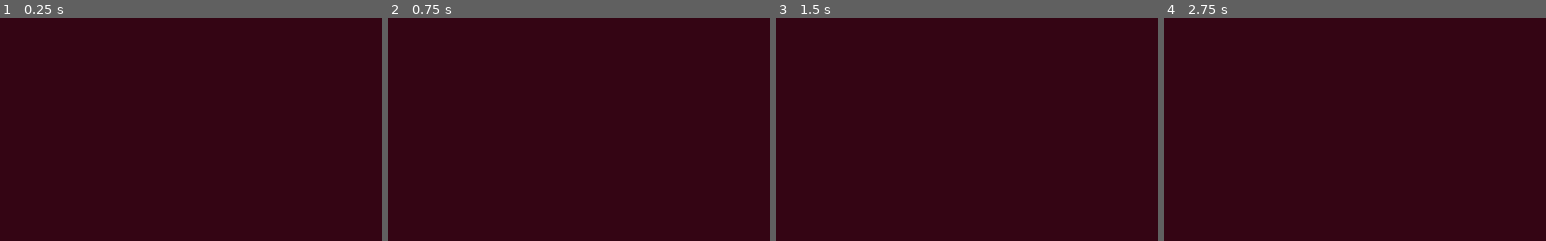
Above: before the commit, frames 1-4 (left to right).
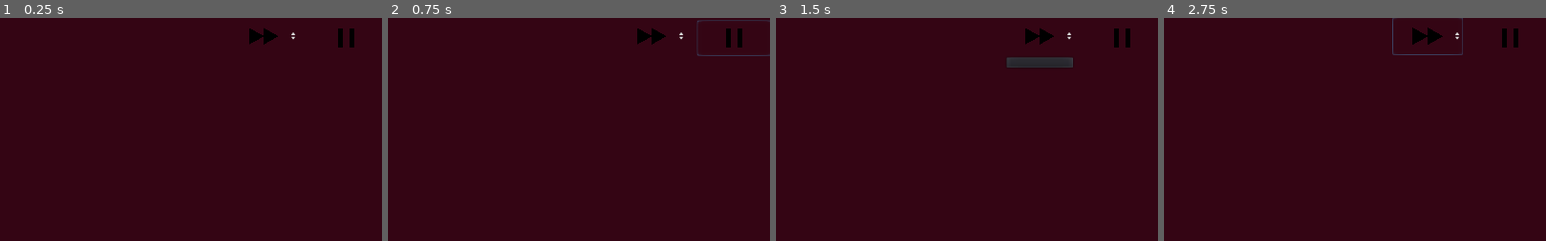
Above: after the commit, the same moments.

Repository: hardBSDk/onion_edge
Game: Godot game, scene res://Scenes/Main.tscn
Two runs of this game, one before a commit and one after it. Both use one fixed random seed, a clock stepped at 60 frames per second and the inputs below.
Inputs (mouse positions are % of the whole screen's width and height, from its top left):
- Up to frame 1 (0.25 s): no input
- Up to frame 2 (0.75 s): click (95, 4) at 0.52 s
- Up to frame 3 (1.5 s): click (85, 4) at 1.27 s
- Up to frame 4 (2.75 s): click (85, 4) at 2.02 s
The pictures show only the part of the screen within x 50-100%, y 0-50%; the shares and areas given below are measured in that part.

The runs differ from the first frame. In frame 1, 0.5% of the frame differs, in the area x 65-93%, y 4-14%; in frame 2, 0.7%; in frame 3, 1.3%, in the area x 60-93%, y 4-23%; in frame 4, 0.7%.

Commit message:
Update Main scene
Create Assets folder, set icons for Pause/Fast Forward buttons.

Diff:
--- /dev/null
+++ b/Assets/211741_ios7_fastforward_fastforward_icon.svg
@@ -0,0 +1 @@
+<?xml version="1.0" ?><!DOCTYPE svg  PUBLIC '-//W3C//DTD SVG 1.1//EN'  'http://www.w3.org/Graphics/SVG/1.1/DTD/svg11.dtd'><svg height="512px" id="Layer_1" style="enable-background:new 0 0 512 512;" version="1.1" viewBox="0 0 512 512" width="512px" xml:space="preserve" xmlns="http://www.w3.org/2000/svg" xmlns:xlink="http://www.w3.org/1999/xlink"><path d="M256,128v123.2L32,128v256l224-123.2V384l224-128L256,128L256,128z"/></svg>
--- /dev/null
+++ b/Assets/211791_pause_icon_pause_ios7.svg
@@ -0,0 +1 @@
+<?xml version="1.0" ?><!DOCTYPE svg  PUBLIC '-//W3C//DTD SVG 1.1//EN'  'http://www.w3.org/Graphics/SVG/1.1/DTD/svg11.dtd'><svg height="512px" id="Layer_1" style="enable-background:new 0 0 512 512;" version="1.1" viewBox="0 0 512 512" width="512px" xml:space="preserve" xmlns="http://www.w3.org/2000/svg" xmlns:xlink="http://www.w3.org/1999/xlink"><g><rect height="320" width="79" x="128" y="96"/><rect height="320" width="79" x="305" y="96"/></g></svg>
--- a/Scenes/Main.tscn
+++ b/Scenes/Main.tscn
@@ -1,4 +1,7 @@
-[gd_scene format=2]
+[gd_scene load_steps=3 format=2]
+
+[ext_resource path="res://Assets/211741_ios7_fastforward_fastforward_icon.svg" type="Texture" id=1]
+[ext_resource path="res://Assets/211791_pause_icon_pause_ios7.svg" type="Texture" id=2]
 
 [node name="Simulation" type="Node2D"]
 
@@ -22,3 +25,25 @@
 margin_right = 64.0
 margin_bottom = 538.0
 color = Color( 0.0901961, 0.00784314, 0.0431373, 1 )
+
+[node name="Pause" type="Button" parent="UI"]
+margin_left = 926.0
+margin_top = 3.0
+margin_right = 1027.0
+margin_bottom = 51.0
+toggle_mode = true
+icon = ExtResource( 2 )
+flat = true
+icon_align = 1
+expand_icon = true
+
+[node name="FastForward" type="OptionButton" parent="UI"]
+margin_left = 818.0
+margin_top = -1.0
+margin_right = 913.0
+margin_bottom = 50.0
+icon = ExtResource( 1 )
+flat = true
+align = 1
+icon_align = 1
+expand_icon = true
